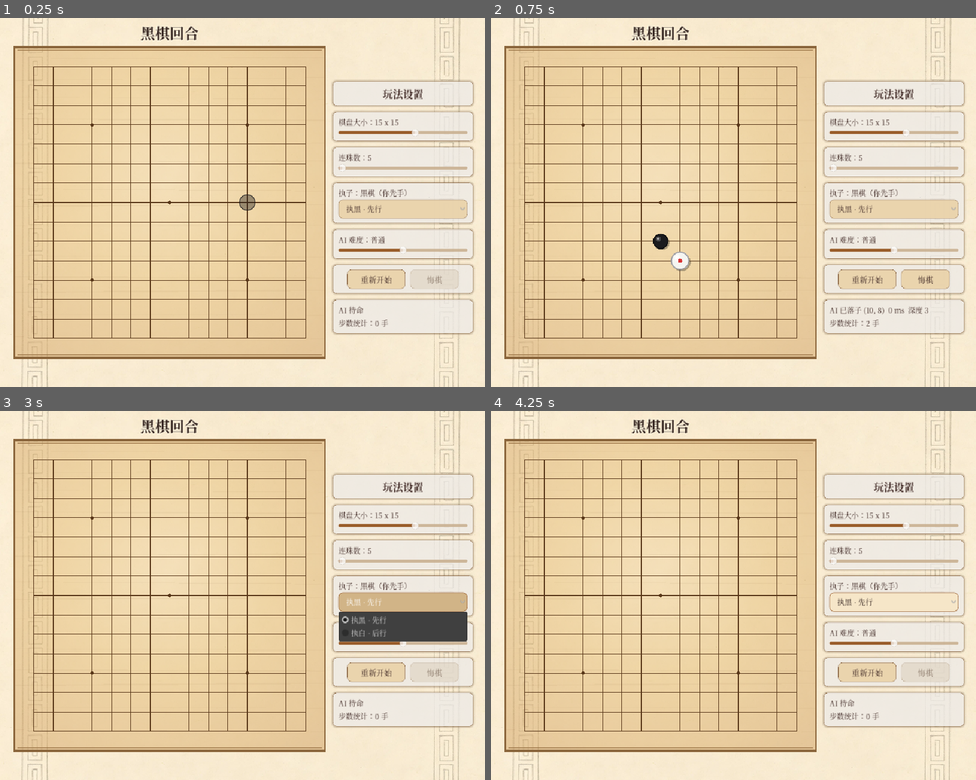
Above: before the commit, frames 1-4 (two rows, left to right).
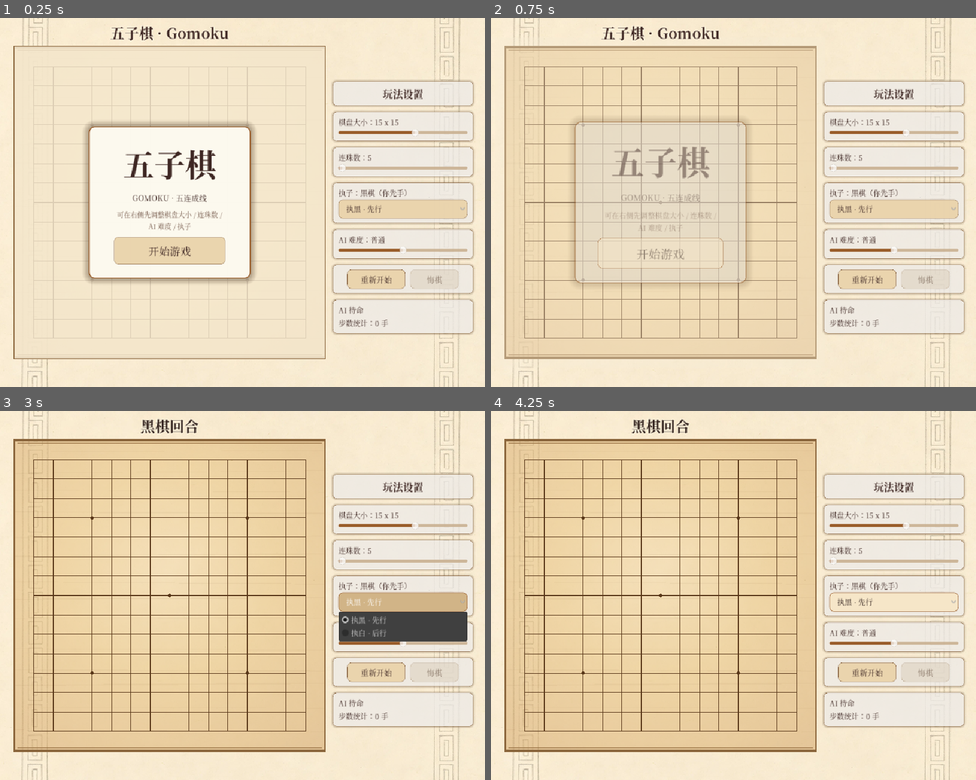
Above: after the commit, the same moments.

Repository: 2422725977/gomoku
Game: Godot game, scene res://scenes/Main.tscn
Two runs of this game, one before a commit and one after it. Both use one fixed random seed, a clock stepped at 60 frames per second and the inputs below.
Inputs (mouse positions are in pixels of both pictures, inside the frame that each line leads up to):
- Up to frame 1 (0.25 s): no input
- Up to frame 2 (0.75 s): click (660, 250) at 0.5 s, where only the run after the commit has a clickable "开始游戏"
- Up to frame 3 (3 s): click "重新开始" at 1.25 s; click "重新开始" at 2 s; click "执黑 · 先行" at 2.75 s
- Up to frame 4 (4.25 s): click "执黑 · 先行" at 3.5 s

The runs differ from the first frame. In frame 1, 53% of the frame differs, in the area x 3-67%, y 1-93%; in frame 2, 16%; in frame 3, less than 0.1%; in frame 4, less than 0.1%.

Commit message:
v1.3.0 开始界面 + 棋盘尺寸只留奇数 + 比赛提交材料
新增：开始游戏界面
- Main.tscn 新增 StartScreen（覆盖棋盘区域 30,60~670,700，mouse_filter=STOP）
  标题卡：「五子棋」大字 + 「GOMOKU · 五连成线」+ 操作提示 + 「开始游戏」按钮
- 开始界面只覆盖棋盘，右侧设置面板仍可操作 —— 可先配置玩法再开局
- 点击开始：标题卡淡出 + 放大（0.35s），随后隐藏并解锁棋盘
- 未开始期间：board.input_locked 锁死棋盘、AI 不抢跑、顶部显示标题而非轮次

棋盘尺寸只保留奇数
- 取值改为 9 / 11 / 13 / 15 / 17 / 19，滑块 step 固定为 2
- board.set_rules() 对偶数向上取奇（14→15、18→19），
  绕过 UI 直接调 API 也产生不了偶数盘
- 理由：偶数盘没有唯一中心交叉点，天元与星位对称性会错位
- 新增常量 BOARD_SIZE_STEP = 2

比赛提交材料（docs/competition/）
- README.md                        材料索引 + 项目速览 + 关键数据表
- 01-gameplay-and-algorithm.md     核心玩法与算法说明
   玩法规则 / 操作方式 / AI 算法完整拆解（增量式线型评估、棋型打分、
   规则自适应、Negamax+Alpha-Beta、迭代加深、Zobrist 置换表、
   候选生成与排序、战术预检、边界安全）/ 性能实测 / 参数速查表 / 接口契约
- 02-innovation-and-technology.md  创意与技术说明
   设计理念 / 6 个创意点 / 三层技术架构 / 8 个真实技术难点的根因与解决 /
   工程实践与三层验证体系 / 可扩展性 / 项目结构

验证（24 条断言全通过）
- 启动即停在开始界面、棋盘锁定、未开始时无法落子、顶部显示标题
- 滑块步进只产生奇数 [9,11,13,15,17,19]；set_rules(14/10/18) → 15/11/19
- 开始界面上可先改参数且棋盘保持锁定、AI 不抢跑
- 点开始后：界面隐藏、棋盘解锁、轮次恢复；执白时 AI 正常先手
- 3 个脚本语法检查通过；主场景无头运行 150 帧无 ERROR

文档
- README 增加开始界面配图与比赛材料入口
- CLAUDE.md 新增第 19/20 条坑，更新目录结构与节点树
- 新增 docs/start_screen.png

Diff:
--- a/project.godot
+++ b/project.godot
@@ -11,7 +11,7 @@
 [application]
 
 config/name="game3"
-config/version="1.2.1"
+config/version="1.3.0"
 run/main_scene="res://scenes/Main.tscn"
 config/features=PackedStringArray("4.7", "GL Compatibility")
 config/icon="res://icon.svg"
--- a/scenes/Main.tscn
+++ b/scenes/Main.tscn
@@ -38,6 +38,71 @@
 grow_horizontal = 2
 grow_vertical = 2
 mouse_filter = 2
+
+[node name="StartScreen" type="Control" parent="UILayer"]
+layout_mode = 0
+offset_left = 30.0
+offset_top = 60.0
+offset_right = 670.0
+offset_bottom = 700.0
+mouse_filter = 0
+
+[node name="Dim" type="ColorRect" parent="UILayer/StartScreen"]
+layout_mode = 1
+anchors_preset = 15
+anchor_right = 1.0
+anchor_bottom = 1.0
+grow_horizontal = 2
+grow_vertical = 2
+mouse_filter = 2
+color = Color(0.964706, 0.921569, 0.831373, 0.83)
+
+[node name="Center" type="CenterContainer" parent="UILayer/StartScreen"]
+layout_mode = 1
+anchors_preset = 15
+anchor_right = 1.0
+anchor_bottom = 1.0
+grow_horizontal = 2
+grow_vertical = 2
+mouse_filter = 2
+
+[node name="Panel" type="PanelContainer" parent="UILayer/StartScreen/Center"]
+layout_mode = 2
+mouse_filter = 2
+
+[node name="VBox" type="VBoxContainer" parent="UILayer/StartScreen/Center/Panel"]
+layout_mode = 2
+mouse_filter = 2
+theme_override_constants/separation = 12
+
+[node name="TitleLabel" type="Label" parent="UILayer/StartScreen/Center/Panel/VBox"]
+layout_mode = 2
+mouse_filter = 2
+theme_override_font_sizes/font_size = 64
+text = "五子棋"
+horizontal_alignment = 1
+
+[node name="SubLabel" type="Label" parent="UILayer/StartScreen/Center/Panel/VBox"]
+layout_mode = 2
+mouse_filter = 2
+theme_override_font_sizes/font_size = 16
+text = "GOMOKU · 五连成线"
+horizontal_alignment = 1
+
+[node name="TipLabel" type="Label" parent="UILayer/StartScreen/Center/Panel/VBox"]
+layout_mode = 2
+mouse_filter = 2
+theme_override_font_sizes/font_size = 14
+theme_override_colors/font_color = Color(0.435294, 0.32549, 0.266667, 1)
+text = "可在右侧先调整棋盘大小 / 连珠数 / AI 难度 / 执子"
+horizontal_alignment = 1
+autowrap_mode = 3
+
+[node name="StartButton" type="Button" parent="UILayer/StartScreen/Center/Panel/VBox"]
+custom_minimum_size = Vector2(230, 56)
+layout_mode = 2
+theme_override_font_sizes/font_size = 22
+text = "开始游戏"
 
 [node name="TurnLabel" type="Label" parent="UILayer"]
 layout_mode = 0
@@ -89,7 +154,7 @@
 layout_mode = 2
 min_value = 9.0
 max_value = 19.0
-step = 1.0
+step = 2.0
 value = 15.0
 
 [node name="WinPanel" type="PanelContainer" parent="UILayer/RightPanel"]
--- a/scripts/board.gd
+++ b/scripts/board.gd
@@ -22,8 +22,11 @@
 # 【重要】棋盘数据结构不变：依然是 board[row][col] 的二维数组，
 # 0=空 / 1=黑 / 2=白。改动只影响尺寸、连珠数与 AI 档位。
 # ---------------------------------------------------------------------------
+## 棋盘边长只取【奇数】：9 / 11 / 13 / 15 / 17 / 19
+## 偶数盘没有唯一的中心交叉点，天元与星位对称性会错位。
 const MIN_BOARD_SIZE: int = 9
 const MAX_BOARD_SIZE: int = 19
+const BOARD_SIZE_STEP: int = 2
 ## 连珠数：规则下限固定为 5 —— 不存在「五珠以下」的玩法
 const MIN_WIN_COUNT: int = 5
 const MAX_WIN_COUNT: int = 6
@@ -174,8 +177,13 @@
 
 ## 应用新规则并重开一局。
 ## 【注意】棋盘结构不变，仍是 board[row][col]；只是尺寸与连珠数变了。
+## 边长强制为【奇数】：偶数盘没有唯一的中心交叉点，天元、星位对称性
+## 与先后手公平性都会出问题，因此偶数一律向上取到相邻奇数。
 func set_rules(new_size: int, new_win: int, new_level: int = -1) -> void:
-	board_size = clampi(new_size, MIN_BOARD_SIZE, MAX_BOARD_SIZE)
+	var n: int = clampi(new_size, MIN_BOARD_SIZE, MAX_BOARD_SIZE)
+	if n % 2 == 0:
+		n += 1
+	board_size = clampi(n, MIN_BOARD_SIZE, MAX_BOARD_SIZE)
 	# 连珠数不能超过棋盘边长
 	win_count = clampi(new_win, MIN_WIN_COUNT, mini(MAX_WIN_COUNT, board_size))
 	if new_level >= 0:
--- a/scripts/ui.gd
+++ b/scripts/ui.gd
@@ -34,6 +34,10 @@
 ## 玩法参数范围（与 board.gd 的常量保持一致）
 const MIN_BOARD_SIZE: int = 9
 const MAX_BOARD_SIZE: int = 19
+
+## 棋盘边长只取奇数：9 / 11 / 13 / 15 / 17 / 19
+const BOARD_SIZE_STEP: int = 2
+
 ## 连珠数下限固定为 5 —— 不存在「五珠以下」的玩法
 const MIN_WIN_COUNT: int = 5
 const MAX_WIN_COUNT: int = 6
@@ -64,6 +68,9 @@
 # ---------------------------------------------------------------------------
 @onready var board = $ChessBoard
 @onready var turn_label: Label = $UILayer/TurnLabel
+@onready var start_screen: Control = $UILayer/StartScreen
+@onready var start_title: Label = $UILayer/StartScreen/Center/Panel/VBox/TitleLabel
+@onready var start_button: Button = $UILayer/StartScreen/Center/Panel/VBox/StartButton
 @onready var size_slider: HSlider = $UILayer/RightPanel/SizePanel/SizeBox/SizeSlider
 @onready var size_label: Label = $UILayer/RightPanel/SizePanel/SizeBox/SizeLabel
 @onready var win_slider: HSlider = $UILayer/RightPanel/WinPanel/WinBox/WinSlider
@@ -83,6 +90,9 @@
 ## 防止 AI 思考期间重复触发
 var _ai_thinking: bool = false
 
+## 是否已点过「开始游戏」。未开始前：棋盘锁定、AI 不动、轮次标签显示标题。
+var _game_started: bool = false
+
 ## 滑块防抖计时器
 var _apply_timer: Timer = null
 
@@ -100,6 +110,7 @@
 	_setup_labels()
 	_setup_sliders()
 	_setup_side_option()
+	_setup_start_screen()
 	_connect_signals()
 	_setup_button_hover()
 	_build_result_panel()
@@ -108,6 +119,62 @@
 	_sync_sliders_from_board()
 	_update_rule_labels()
 	_refresh_ui()
+
+
+# ---------------------------------------------------------------------------
+# 开始界面
+# ---------------------------------------------------------------------------
+func _setup_start_screen() -> void:
+	_game_started = false
+	start_screen.visible = true
+	start_screen.modulate.a = 1.0
+	start_screen.scale = Vector2.ONE
+	# 标题卡用比普通面板更大的留白与投影
+	var panel: PanelContainer = $UILayer/StartScreen/Center/Panel
+	panel.add_theme_stylebox_override("panel", _title_box())
+	start_title.add_theme_font_override("font", _make_font(700))
+	_sync_input_lock()
+
+
+## 标题卡样式
+func _title_box() -> StyleBoxFlat:
+	var box: StyleBoxFlat = StyleBoxFlat.new()
+	box.bg_color = Color(1.0, 0.988, 0.949, 0.96)
+	box.border_color = COLOR_ACCENT
+	box.set_border_width_all(2)
+	box.set_corner_radius_all(12)
+	box.content_margin_left = 52.0
+	box.content_margin_right = 52.0
+	box.content_margin_top = 30.0
+	box.content_margin_bottom = 30.0
+	box.shadow_color = Color(0.2, 0.12, 0.04, 0.35)
+	box.shadow_size = 14
+	return box
+
+
+## 未开始时锁住棋盘（重新开始 / 改参数都会把 input_locked 复位，这里统一纠正）
+func _sync_input_lock() -> void:
+	board.input_locked = not _game_started
+
+
+## 点击「开始游戏」：标题卡淡出放大后隐藏，解锁棋盘
+func _on_start_pressed() -> void:
+	if _game_started:
+		return
+	_game_started = true
+	start_screen.pivot_offset = start_screen.size * 0.5
+	var tween: Tween = create_tween().set_parallel(true)
+	tween.tween_property(start_screen, "modulate:a", 0.0, 0.35)
+	tween.tween_property(start_screen, "scale", Vector2(1.08, 1.08), 0.35).set_trans(
+		Tween.TRANS_QUAD
+	).set_ease(Tween.EASE_OUT)
+	await tween.finished
+	start_screen.visible = false
+	start_screen.scale = Vector2.ONE
+	_sync_input_lock()
+	_refresh_ui()
+	# 玩家执白时由 AI 先手
+	_maybe_start_ai_turn()
 
 
 # ---------------------------------------------------------------------------
@@ -234,7 +301,7 @@
 func _setup_sliders() -> void:
 	size_slider.min_value = MIN_BOARD_SIZE
 	size_slider.max_value = MAX_BOARD_SIZE
-	size_slider.step = 1.0
+	size_slider.step = float(BOARD_SIZE_STEP)   # 只产生奇数：9/11/13/15/17/19
 	win_slider.min_value = MIN_WIN_COUNT
 	win_slider.max_value = MAX_WIN_COUNT
 	win_slider.step = 1.0
@@ -278,6 +345,7 @@
 ## 重开一局；若轮到 AI 先手（玩家执白）则自动启动 AI 回合
 func _restart_round() -> void:
 	board.restart()
+	_sync_input_lock()   # restart 会把 input_locked 复位，未开始时必须重新锁上
 	_hide_result_panel()
 	if _ai != null and _ai.has_method("reset"):
 		_ai.reset()
@@ -287,6 +355,8 @@
 
 ## 当前轮到 AI 且对局未结束时启动 AI 回合
 func _maybe_start_ai_turn() -> void:
+	if not _game_started:
+		return
 	if _ai == null or _ai_thinking or board.game_finished:
 		return
 	if board.current_player == ai_color:
@@ -299,6 +369,7 @@
 	restart_button.pressed.connect(_on_restart_pressed)
 	undo_button.pressed.connect(_on_undo_pressed)
 	side_option.item_selected.connect(_on_side_selected)
+	start_button.pressed.connect(_on_start_pressed)
 
 
 ## 尝试加载 AI 脚本；失败时界面仍可作为双人对弈使用
@@ -378,6 +449,8 @@
 			_apply_timer.start()
 		return
 	var n: int = int(size_slider.value)
+	if n % 2 == 0:
+		n += 1                      # 偶数盘没有唯一中心点，统一向上取奇数
 	var w: int = int(win_slider.value)
 	var level: int = int(ai_slider.value)
 	# 连珠数下限 5（不存在五珠以下玩法），且不能超过棋盘边长
@@ -386,6 +459,7 @@
 		win_slider.set_value_no_signal(w)
 
 	board.set_rules(n, w, level)
+	_sync_input_lock()   # set_rules→restart 会复位 input_locked
 	_push_rules_to_ai()
 	if _ai != null and _ai.has_method("reset"):
 		_ai.reset()
@@ -526,7 +600,7 @@
 # 按钮悬停放大
 # ---------------------------------------------------------------------------
 func _setup_button_hover() -> void:
-	for node in [restart_button, undo_button]:
+	for node in [restart_button, undo_button, start_button]:
 		var btn: Control = node
 		btn.pivot_offset = btn.size * 0.5
 		btn.mouse_entered.connect(_on_button_hover.bind(btn, true))
@@ -650,6 +724,13 @@
 # 界面刷新
 # ---------------------------------------------------------------------------
 func _refresh_ui() -> void:
+	if not _game_started:
+		# 开始界面：顶部显示标题而不是轮次
+		_style_turn_label("五子棋 · Gomoku", COLOR_INK, COLOR_CREAM)
+		move_count_label.text = "步数统计：0 手"
+		undo_button.disabled = true
+		return
+
 	if board.game_finished:
 		if board.winner == human_color:
 			_style_turn_label("黑棋胜利！", COLOR_ACCENT, COLOR_CREAM)
Binary file added: docs/start_screen.png
Not shown, changed: CLAUDE.md
Not shown, changed: README.md
Not shown, added: docs/competition/01-gameplay-and-algorithm.md
Not shown, added: docs/competition/02-innovation-and-technology.md
Not shown, added: docs/competition/README.md
